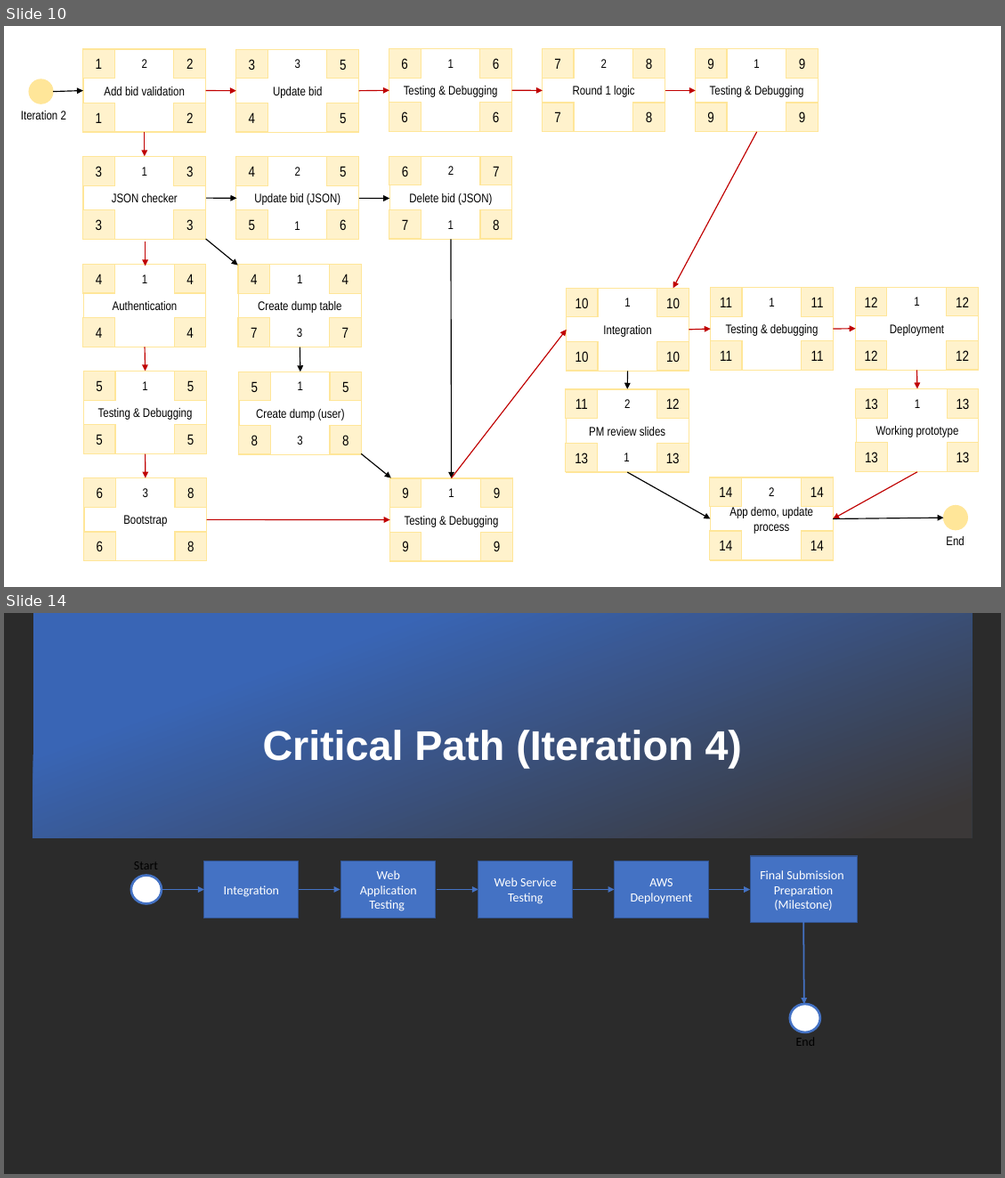
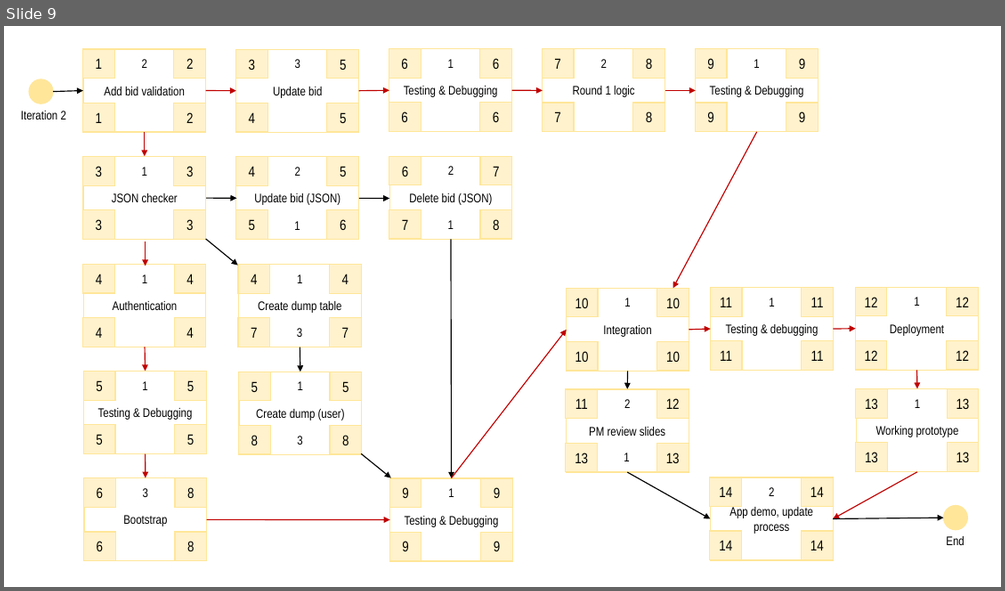
Before and after one commit to xbloh/Online-Course-Bidding-System-, a slide deck: presentations/Week 11 Online Review.pptx. Shown one above the other, each under a label of ours: slides 10 and 14 before the commit, slide 9 after it; the slides between them are not shown. The pictures are 1005x1178 and 1005x591 pixels, drawn with LibreOffice and Linux fonts; fonts in the diff are those of the drawing; background and template pictures are left out; a plain dark background stands for a picture behind light text. Boxes give left, top, right and bottom in pixels: in the first picture for what was removed or moved away, otherwise in the second. Text is boxed around its words. In the diff, an @@ line names an element or a change of style, - is before the commit and + after.

```diff
--- a/presentations/Week 11 Online Review.pptx
+++ b/presentations/Week 11 Online Review.pptx
@@ slide 14 removed at box(4, 613, 1001, 1174), background picture (left out) @@
@@ rectangle removed at box(33, 613, 972, 838) @@
@@ text removed at box(263, 730, 742, 768) @@
-Critical Path (Iteration 4)
@@ ellipse removed at box(131, 876, 162, 904) @@
@@ text removed at box(134, 861, 158, 869) @@
-Start
@@ rectangle removed at box(204, 860, 299, 918) @@
-Integration
@@ rectangle removed at box(341, 860, 436, 918) @@
-Web Application
-Testing
@@ rectangle removed at box(478, 860, 573, 918) @@
-Web Service Testing
@@ rectangle removed at box(615, 860, 708, 918) @@
-AWS Deployment
@@ rectangle removed at box(751, 856, 858, 923) @@
-Final Submission
-Preparation
-(Milestone)
@@ arrow removed from (162, 890) to (204, 890) @@
@@ arrow removed from (299, 890) to (340, 890) @@
@@ arrow removed from (437, 890) to (478, 890) @@
@@ arrow removed from (573, 890) to (615, 890) @@
@@ arrow removed from (708, 890) to (751, 890) @@
@@ arrow removed from (803, 915) to (804, 1004) @@
@@ ellipse removed at box(790, 1004, 821, 1032) @@
@@ text removed at box(796, 1038, 816, 1046) @@
-End
@@ what was slide 10 is now slide 9 @@
```
Also in this commit, not shown: 10 slides changed, 1 slide added, 5 other slides removed.
